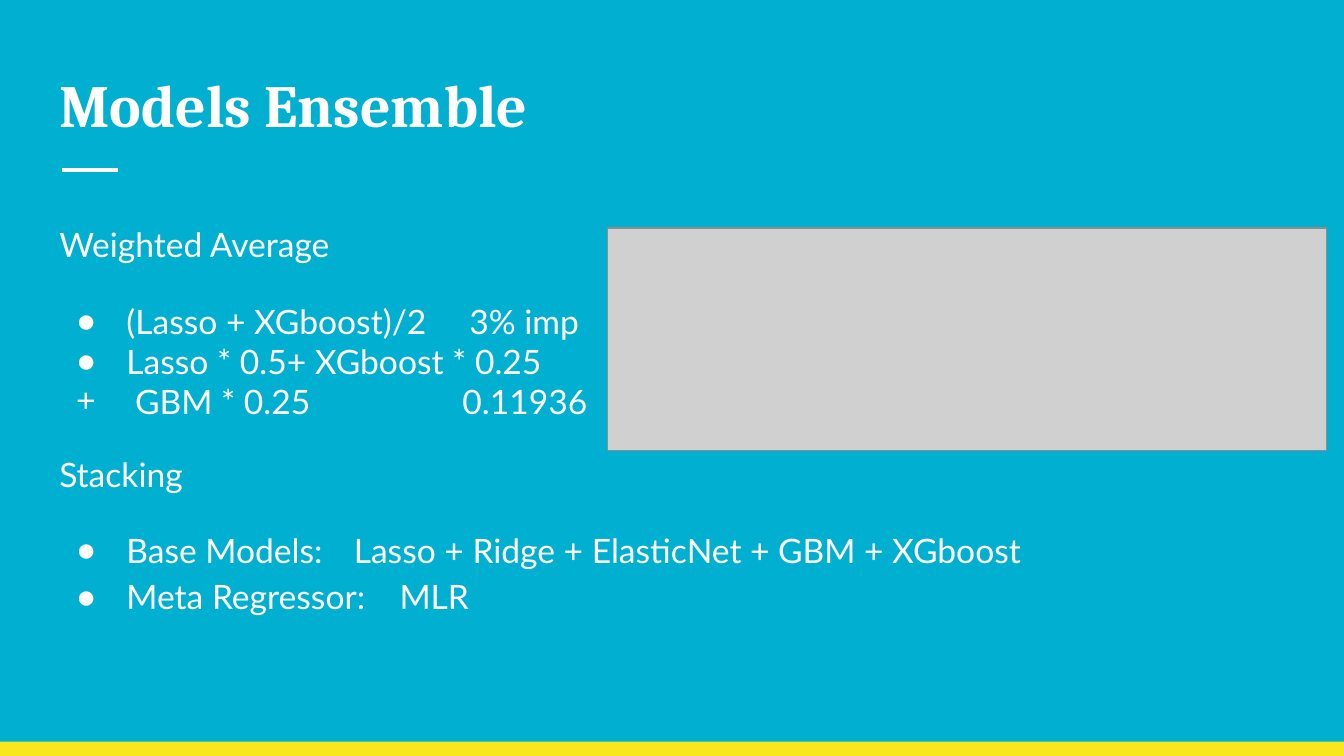
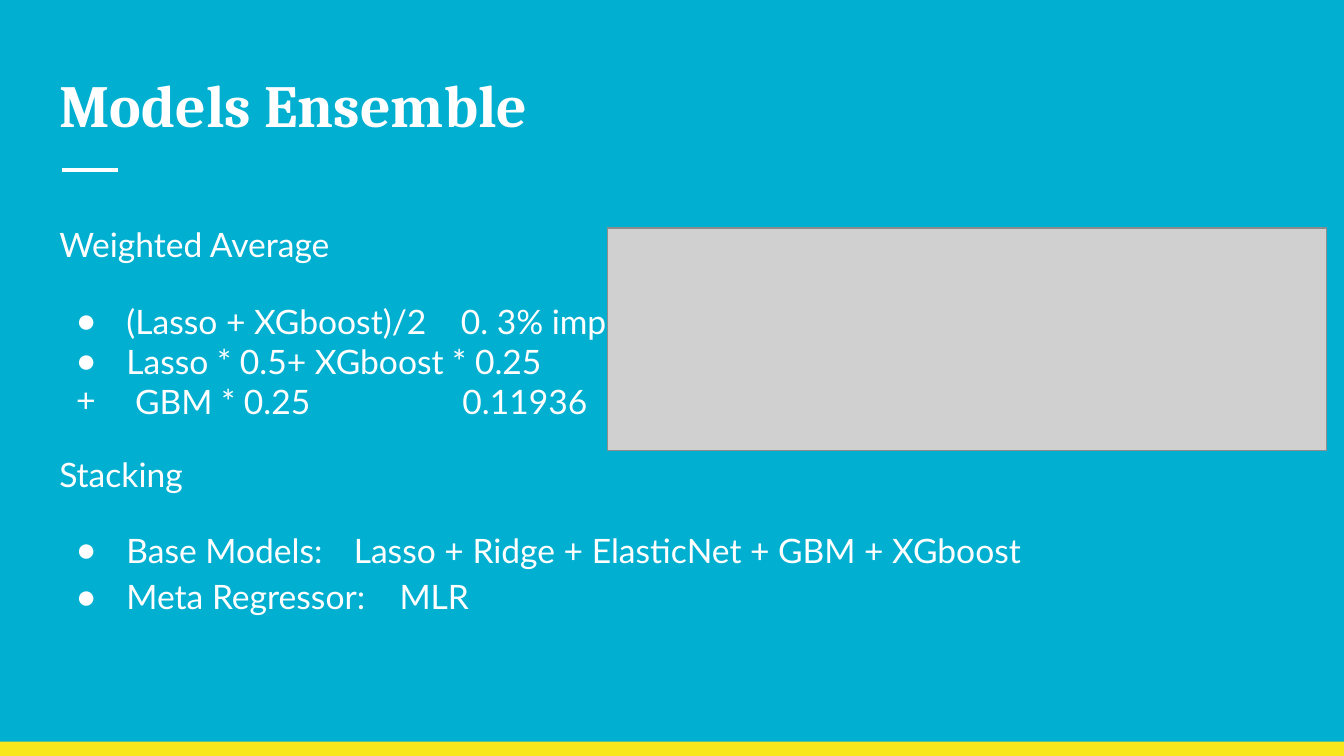
Before and after one commit to wowChelios/AmesHousing_ML, a slide deck: slide 21 of Machine Learning Project.pptx. Drawn at 1344x756 pixels with LibreOffice and Linux fonts; fonts in the diff are those of the drawing; grey boxes stand for pictures. Boxes give left, top, right and bottom in pixels: in the first picture for what was removed or moved away, otherwise in the second. Text is boxed around its words. In the diff, an @@ line names an element or a change of style, - is before the commit and + after.

```diff
--- a/Machine Learning Project.pptx
+++ b/Machine Learning Project.pptx
@@ text at (126,308,606,340): text changed @@
-● (Lasso + XGboost)/2 3% imp
+● (Lasso + XGboost)/2 0. 3% imp
```
Also in this commit, not shown: 1 other slide changed, 1 other file.
